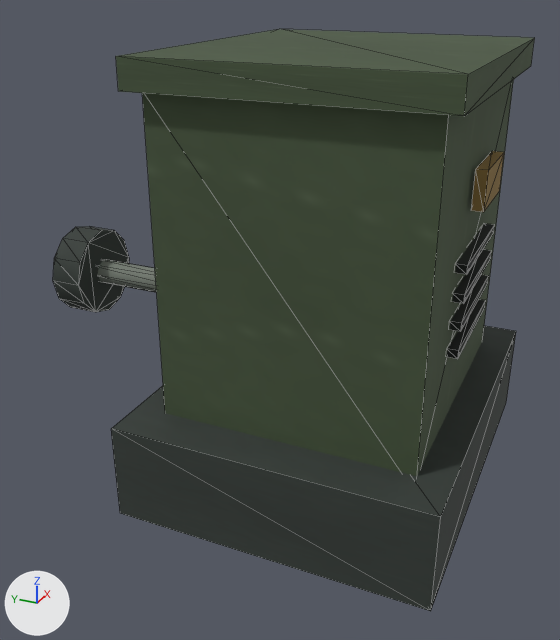
The glTF model art/exports/SG_Drive.glb as it was, and as the next commit left it.
Camera for both pictures: a camera (50 mm lens) standing at (-0.772, -0.272, 0.553) and looking at (-0.019, 0.066, 0.176). Every picture has the same lights, and +X, +Y and +Z are marked at lower left. The older version comes first. Mesh edges are drawn as thin lines. Vertices at exactly the same position are counted once.

Objects in the first picture: 'SG_Drive'.
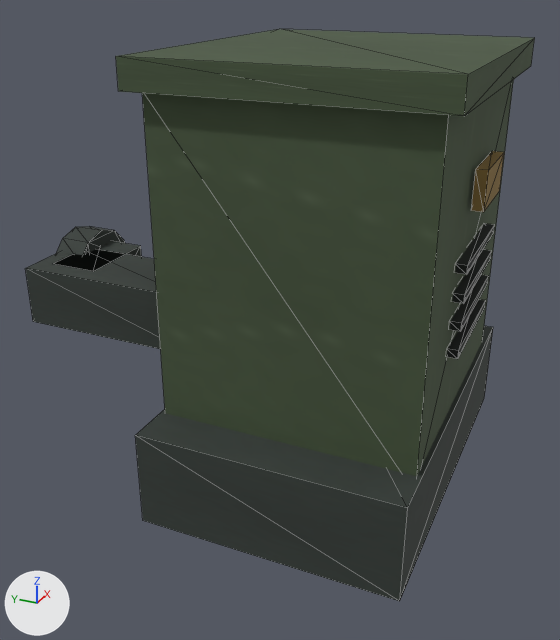
Where the change shows, as pixel boxes [x1, y1, x2, y2] in the pictures (560 x 640 px; the box of a moved part takes in the faces that stretch with it):
'SG_Drive', reshaped: before [53, 29, 535, 611]; after [25, 29, 535, 601]
part 1 of me_sg_updatetemp_003, added: after [135, 326, 493, 601]
part 2 of me_sg_updatetemp_003, added: after [25, 250, 160, 349]
part 3 of me_sg_updatetemp_003, added: after [53, 241, 142, 271]
part 4 of me_sg_updatetemp_003, moved or reshaped (not visible afterwards): before [98, 260, 156, 292]

What changed in the scene script:
```text
Change me_sg_updatetemp_003:
    used by ob_sg_drive; location = (0.0, 0.0, 0.0)
    remove me_sg_updatetemp_003.from_pydata(...)  # 104 vertices, 168 faces; spans x -0.21..0.21, y -0.175..0.365, z 0.0..0.48
    add me_sg_updatetemp_003.from_pydata(...)  # 120 vertices, 192 faces; spans x -0.21..0.21, y -0.156..0.365, z 0.0..0.48
    me_sg_updatetemp_003 part 1: a new loose piece, a box spanning x -0.21..0.21, y -0.145..0.145, z 0.0..0.11, in mat_sg_chainlink_atlas (picture img_sg_chainlink_atlas)
    me_sg_updatetemp_003 part 2: a new loose piece, a box spanning x -0.105..-0.015, y 0.13..0.36, z 0.155..0.225, in mat_sg_chainlink_atlas (picture img_sg_chainlink_atlas)
    me_sg_updatetemp_003 part 3: a new loose piece, a box spanning x -0.08..0.02, y 0.28..0.34, z 0.155..0.225, in mat_sg_chainlink_atlas (picture img_sg_chainlink_atlas)
    me_sg_updatetemp_003 part 4
    8 vertices are removed from x -0.016..0.016, y 0.15, z 0.174..0.206
    22 faces are deleted
    8 new vertices lie (0.0, -0.04, 0.0) away from vertices in x -0.016..0.016, y 0.365, z 0.174..0.206
    22 new faces join them
    other edits to the shape of me_sg_updatetemp_003 do not show in these pictures
```
